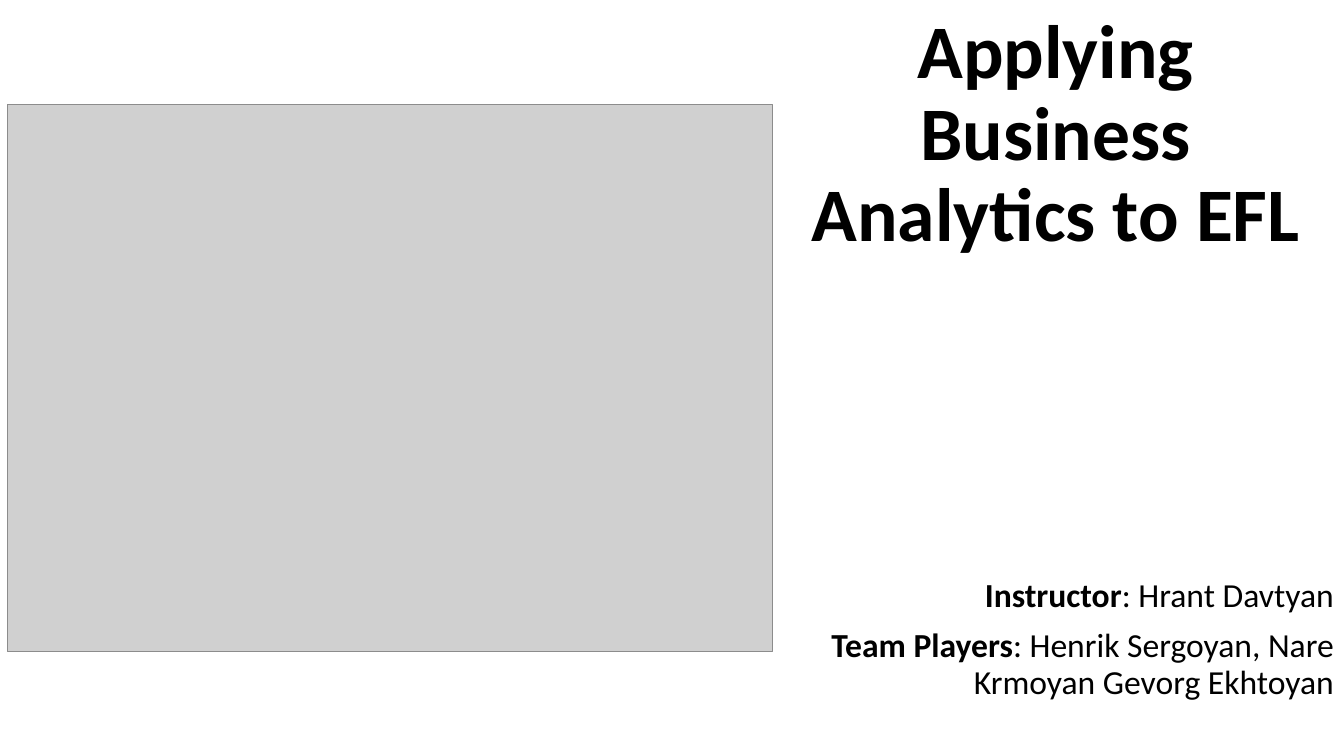
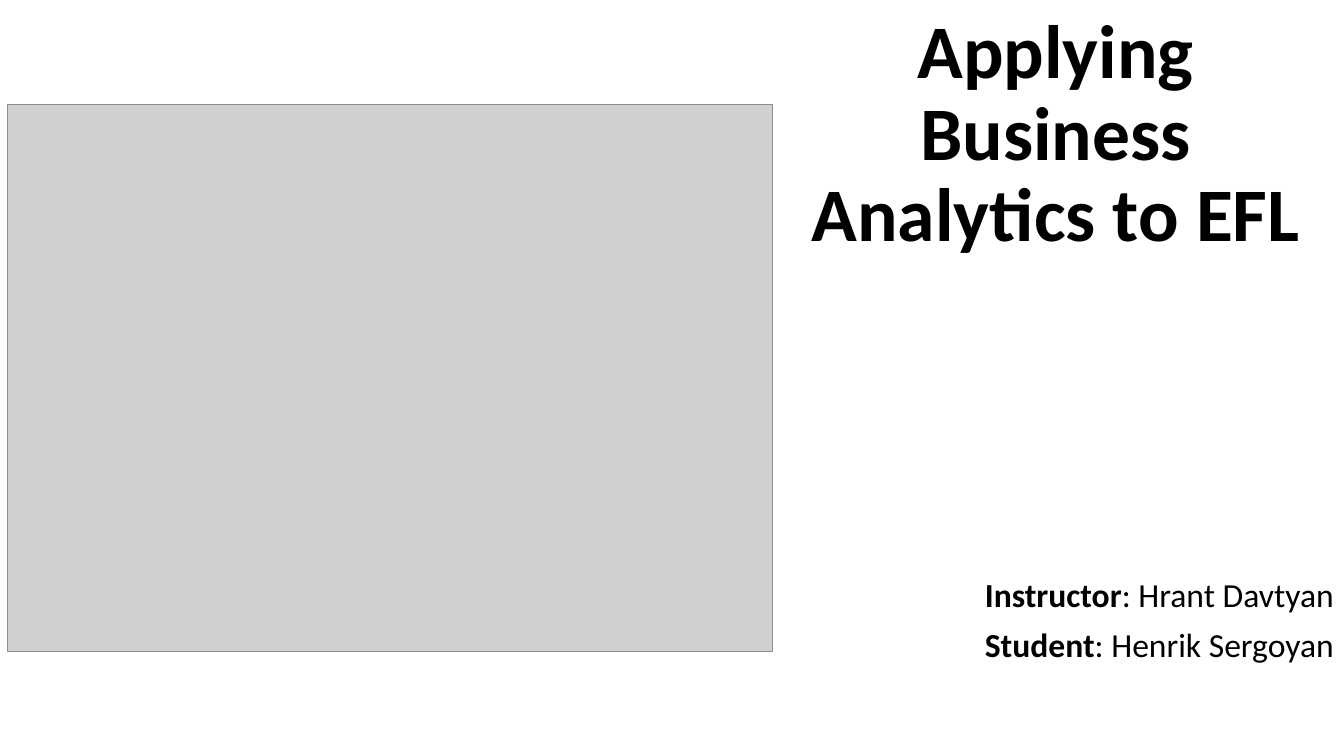
Before and after one commit to henriksergoyan/Soccer-analytics, a slide deck: slide 1 of Business Analytics Group Project.pptx. Drawn at 1344x756 pixels with LibreOffice and Linux fonts; fonts in the diff are those of the drawing; grey boxes stand for pictures. Boxes give left, top, right and bottom in pixels: in the first picture for what was removed or moved away, otherwise in the second. Text is boxed around its words. In the diff, an @@ line names an element or a change of style, - is before the commit and + after.

```diff
--- a/Business Analytics Group Project.pptx
+++ b/Business Analytics Group Project.pptx
@@ subtitle at [985,633,1334,663]: text changed @@
-Team Players: Henrik Sergoyan, Nare Krmoyan Gevorg Ekhtoyan
+Student: Henrik Sergoyan
```
Also in this commit, not shown: 2 other files.
